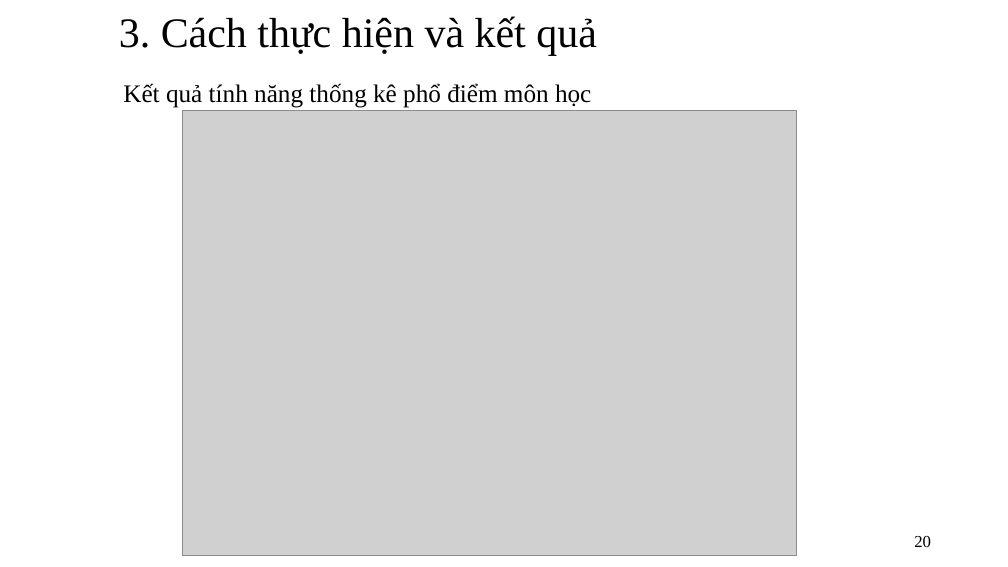
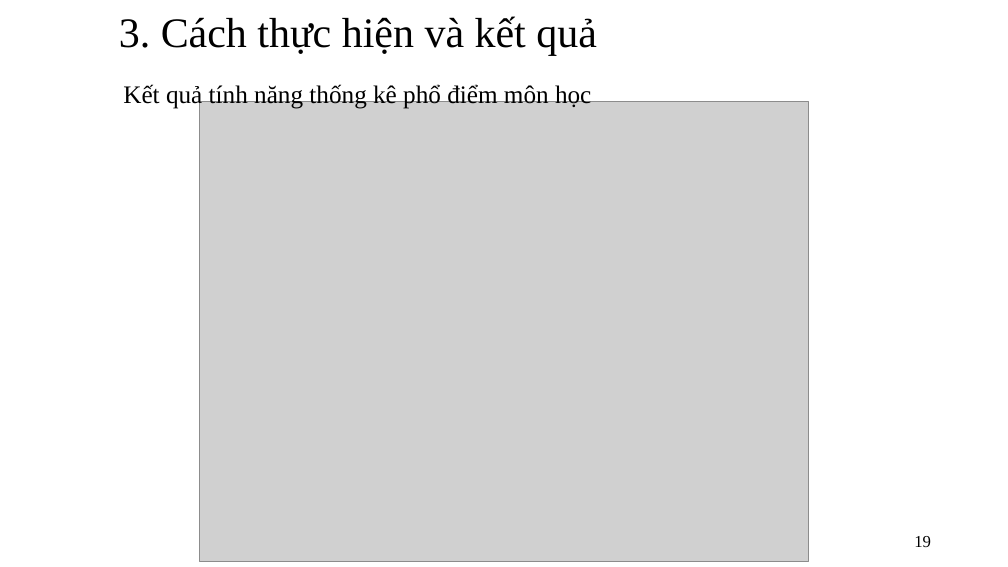
Before and after one commit to trunganhvu/Do_An_Docx, a slide deck: slide 19 of Khóa luận tốt nghiệp .pptx (slide 20 before the commit). Drawn at 1008x567 pixels with LibreOffice and Linux fonts; fonts in the diff are those of the drawing; grey boxes stand for pictures. Boxes give left, top, right and bottom in pixels: in the first picture for what was removed or moved away, otherwise in the second. Text is boxed around its words. In the diff, an @@ line names an element or a change of style, - is before the commit and + after.

```diff
--- a/Khóa luận tốt nghiệp .pptx
+++ b/Khóa luận tốt nghiệp .pptx
@@ picture: place and size @@
-picture at [183,110,796,556]
+picture at [200,101,808,562]
@@ page number at [914,536,931,547]: text changed @@
-20
+19
```
Also in this commit, not shown: 5 other slides changed, 2 slides removed.
